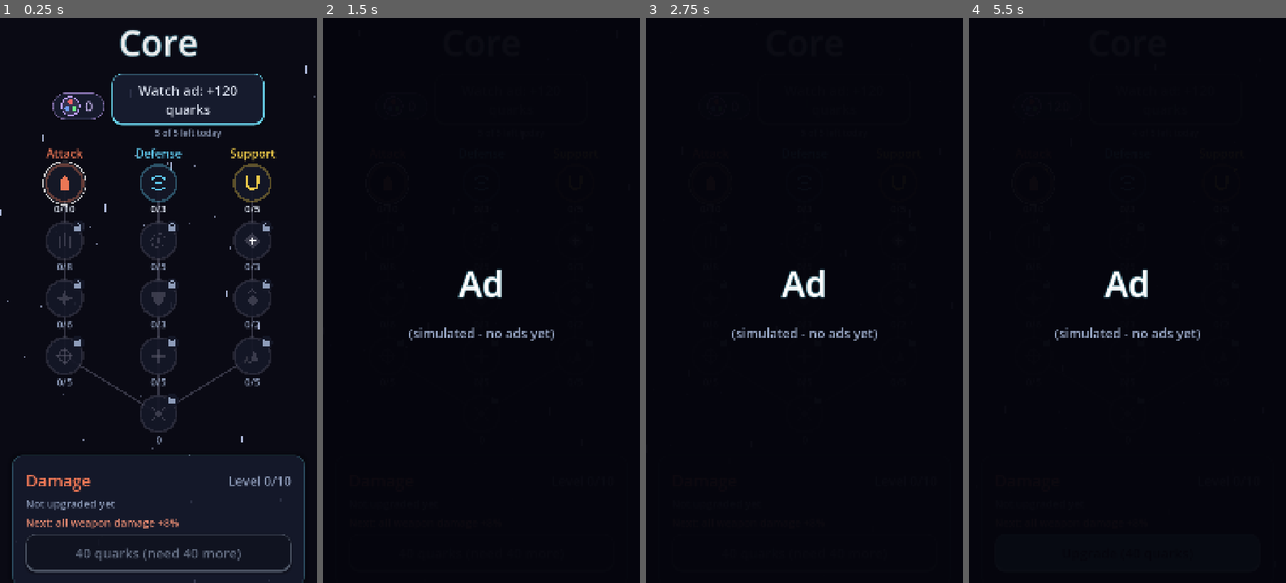
Above: before the commit, frames 1-4 (left to right).
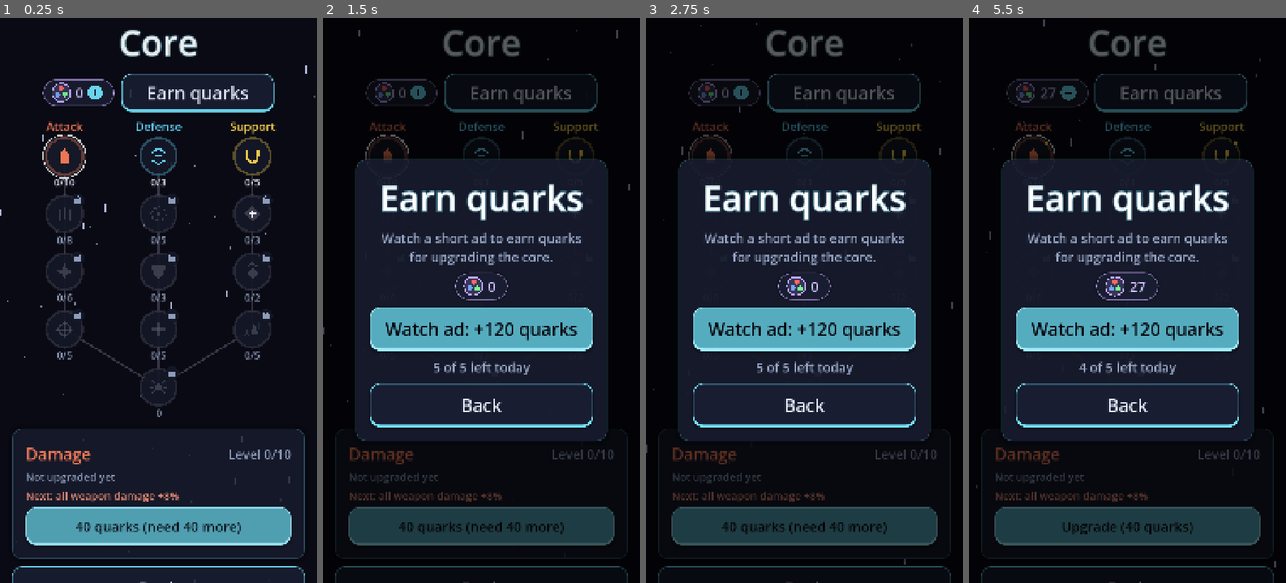
Above: after the commit, the same moments.

Repository: GDPonsoni/Nucleon-Squad-3D
Game: Godot game, scene res://scenes/upgrades.tscn
Two runs of this game, one before a commit and one after it. Both use one fixed random seed, a clock stepped at 60 frames per second and the inputs below. This scene is started directly instead of the project's main scene.
Inputs (mouse positions are in pixels of both pictures, inside the frame that each line leads up to):
- Up to frame 1 (0.25 s): no input
- Up to frame 2 (1.5 s): click (510, 97) at 0.5 s, where only the run before the commit has a clickable "Watch ad: +120 quarks"; click (519, 91) at 1.25 s, where only the run after the commit has a clickable "Earn quarks"
- Up to frame 3 (2.75 s): click (804, 526) at 2 s, where only the run after the commit has a clickable "40 quarks (need 40 more)"
- Up to frame 4 (5.5 s): click (1127, 328) at 2.75 s, where only the run after the commit has a clickable "Watch ad: +120 quarks"; click (1162, 97) at 3.5 s, where only the run before the commit has a clickable "Watch ad: +120 quarks"; click "Upgrade (40 quarks)" (after the commit: "40 quarks (need 40 more)") at 4.25 s; click (1127, 407) at 5 s, where only the run after the commit has a clickable "Back"

The runs differ from the first frame. In frame 1, 17% of the frame differs, in the area x 3-97%, y 9-100%; in frame 2, 47%; in frame 3, 47%; in frame 4, 47%, in the area x 2-97%, y 0-100%.

Commit message:
feat(ui): janela de ganhar quarks, aviso de saldo, interruptores e banner do AdMob
- Tocar no saldo de quarks (menu inicial e Núcleo) abre a janela
  "Ganhar quarks" com o anúncio, o saldo e o limite do dia.
- Comprar sem saldo mostra "Saldo insuficiente: faltam N quarks" e abre
  a mesma janela.
- Configurações: vibração, efeitos visuais e estatísticas viram
  interruptores (verde = ligado), em vez de texto "Ligada/Desligada".
- Banner do menu inicial com 90 dp de altura, convertidos pela densidade
  da tela: cabe o banner padrão (50 dp) e o adaptativo do AdMob.

Co-Authored-By: Claude Opus 5.5 <noreply@anthropic.com>

Diff:
--- a/data/i18n/strings.csv
+++ b/data/i18n/strings.csv
@@ -146,3 +146,6 @@
 ADS_EARN_DONE,Come back tomorrow for more,Volte amanhã para mais,Vuelve mañana por más
 BANNER_PLACEHOLDER,Banner ad space (simulated),Espaço do banner (simulado),Espacio del banner (simulado)
 SETTINGS_STATS,On-screen stats,Estatísticas na tela,Estadísticas en pantalla
+ADS_EARN_TITLE,Earn quarks,Ganhar quarks,Ganar quarks
+ADS_EARN_HINT,Watch a short ad to earn quarks for upgrading the core.,Assista a um anúncio curto para ganhar quarks e evoluir o núcleo.,Mira un anuncio corto para ganar quarks y mejorar el núcleo.
+UPGRADES_NO_QUARKS,Not enough quarks: you need %d more.,Saldo insuficiente: faltam %d quarks.,Saldo insuficiente: faltan %d quarks.
--- a/scripts/core/ad_service.gd
+++ b/scripts/core/ad_service.gd
@@ -12,6 +12,18 @@
 
 func is_rewarded_available() -> bool:
 	return not _busy
+
+
+## Altura reservada para o banner, em pixels da tela do jogo: banner_height_dp em dp
+## (cabe o banner padrão de 50 dp e o adaptativo do AdMob, de até ~90 dp).
+func banner_height(viewport_width: float) -> float:
+	var screen_width: float = float(DisplayServer.screen_get_size().x)
+	var dpi: float = float(DisplayServer.screen_get_dpi())
+	if screen_width <= 0.0 or dpi <= 0.0 or OS.get_name() != "Android":
+		dpi = Params.banner_fallback_dpi
+		screen_width = viewport_width
+	var px_per_dp: float = dpi / 160.0
+	return Params.banner_height_dp * px_per_dp * viewport_width / screen_width
 
 
 ## Espaço do banner (simulado): retângulo marcando onde o banner real vai ficar.
--- a/scripts/core/params.gd
+++ b/scripts/core/params.gd
@@ -34,7 +34,13 @@
 var ad_quarks_per_chapter: int = 60  # a mais por capítulo concluído
 var ad_quarks_daily_limit: int = 5
 var ad_button_size: Vector2 = Vector2(520.0, 120.0)
-var banner_height: float = 150.0  # espaço simulado do banner no menu inicial
+var banner_height_dp: float = 90.0  # banner do menu inicial: cabe o padrão (50 dp) e o adaptativo do AdMob
+var banner_fallback_dpi: float = 420.0  # densidade usada fora do Android (S24 ~ 2,6 px por dp)
+var ad_popup_width: float = 760.0
+var toggle_row_height: float = 110.0  # linha de configuração com interruptor
+var toggle_size: Vector2 = Vector2(130.0, 70.0)
+var toggle_on_color: Color = Color(0.3, 0.85, 0.5)
+var toggle_seconds: float = 0.12
 var quark_badge_height: float = 92.0
 var quark_badge_font_size: int = 48
 var quark_badge_count_seconds: float = 0.8
--- /dev/null
+++ b/scripts/ui/ad_offer_popup.gd
@@ -0,0 +1,101 @@
+class_name AdOfferPopup
+extends CanvasLayer
+## Janela "Ganhar quarks": saldo, botão para ver anúncio (até o limite do dia) e fechar.
+## Abre ao tocar no saldo de quarks e quando falta saldo para uma compra (com aviso).
+## Funciona com o jogo pausado.
+
+signal closed
+## Ganhou quarks com um anúncio (quem abriu pode atualizar a tela).
+signal quarks_changed
+
+var message: String = ""  # aviso opcional no topo (ex.: saldo insuficiente)
+
+var _badge: QuarkBadge
+var _ad_button: Button
+var _info: Label
+
+
+## Abre a janela por cima da tela atual.
+static func open(parent: Node, warning: String = "") -> AdOfferPopup:
+	var popup := AdOfferPopup.new()
+	popup.message = warning
+	parent.add_child(popup)
+	return popup
+
+
+func _ready() -> void:
+	layer = 120
+	process_mode = Node.PROCESS_MODE_ALWAYS
+	var overlay := UiFactory.make_overlay()
+	add_child(overlay)
+	var column := UiFactory.make_column()
+	column.add_theme_constant_override("separation", Params.upgrade_spacing)
+	var center := UiFactory.make_centered(UiFactory.make_panel(column))
+	overlay.add_child(center)
+	column.add_child(UiFactory.make_title("ADS_EARN_TITLE"))
+	if not message.is_empty():
+		var warning := Label.new()
+		warning.text = message
+		warning.auto_translate_mode = Node.AUTO_TRANSLATE_MODE_DISABLED
+		warning.horizontal_alignment = HORIZONTAL_ALIGNMENT_CENTER
+		warning.autowrap_mode = TextServer.AUTOWRAP_WORD_SMART
+		warning.custom_minimum_size.x = Params.ad_popup_width
+		warning.add_theme_color_override("font_color", Params.hud_warning_color)
+		warning.add_theme_font_size_override("font_size", Params.subtitle_font_size)
+		column.add_child(warning)
+	var hint := UiFactory.make_subtitle("ADS_EARN_HINT")
+	hint.autowrap_mode = TextServer.AUTOWRAP_WORD_SMART
+	hint.custom_minimum_size.x = Params.ad_popup_width
+	column.add_child(hint)
+	var badge_row := CenterContainer.new()
+	column.add_child(badge_row)
+	_badge = QuarkBadge.new()
+	_badge.interactive = false
+	badge_row.add_child(_badge)
+	_ad_button = UiFactory.make_primary_button("")
+	_ad_button.auto_translate_mode = Node.AUTO_TRANSLATE_MODE_DISABLED
+	_ad_button.custom_minimum_size.x = Params.ad_popup_width
+	_ad_button.pressed.connect(_on_ad_pressed)
+	column.add_child(_ad_button)
+	_info = UiFactory.make_subtitle("")
+	_info.auto_translate_mode = Node.AUTO_TRANSLATE_MODE_DISABLED
+	column.add_child(_info)
+	var close := UiFactory.make_button("MENU_BACK")
+	close.custom_minimum_size.x = Params.ad_popup_width
+	close.pressed.connect(_close)
+	column.add_child(close)
+	UiFactory.animate_in(center)
+	_refresh()
+
+
+func _refresh() -> void:
+	var left: int = SaveGame.ads_left_today()
+	_ad_button.text = tr("ADS_EARN_BUTTON") % SaveGame.ad_quark_reward()
+	_ad_button.disabled = left <= 0 or not AdService.is_rewarded_available()
+	_info.text = (tr("ADS_EARN_LEFT") % [left, Params.ad_quarks_daily_limit]) if left > 0 else tr("ADS_EARN_DONE")
+
+
+func _on_ad_pressed() -> void:
+	if SaveGame.ads_left_today() <= 0 or not AdService.is_rewarded_available():
+		return
+	_ad_button.disabled = true
+	AdService.show_rewarded()
+	var granted: bool = await AdService.rewarded_finished
+	if granted:
+		SaveGame.grant_ad_quarks()
+		Audio.play(&"powerup_pickup")
+		Audio.vibrate(Params.haptic_level_up_ms)
+		_badge.set_amount(SaveGame.quarks, true)
+		quarks_changed.emit()
+	_refresh()
+
+
+func _close() -> void:
+	closed.emit()
+	queue_free()
+
+
+func _notification(what: int) -> void:
+	# Botão Voltar do Android fecha a janela
+	if what == NOTIFICATION_WM_GO_BACK_REQUEST:
+		_close()
--- a/scripts/ui/main_menu.gd
+++ b/scripts/ui/main_menu.gd
@@ -20,7 +20,8 @@
 	var column := UiFactory.make_column()
 	var center := UiFactory.make_centered(column)
 	# O conteúdo não cobre o banner do rodapé
-	center.offset_bottom = -Params.banner_height
+	var banner_height: float = AdService.banner_height(get_viewport_rect().size.x)
+	center.offset_bottom = -banner_height
 	add_child(center)
 
 	var badge := QuarkBadge.new()
@@ -28,11 +29,14 @@
 	badge.grow_horizontal = Control.GROW_DIRECTION_BEGIN
 	badge.offset_right = -Params.hud_margin.x
 	badge.offset_top = Params.pause_button_margin.y
+	badge.pressed.connect(func() -> void:
+		var popup := AdOfferPopup.open(self)
+		popup.quarks_changed.connect(func() -> void: badge.set_amount(SaveGame.quarks, true)))
 	add_child(badge)
 
 	var banner: Control = AdService.make_banner_placeholder()
 	banner.set_anchors_preset(Control.PRESET_BOTTOM_WIDE)
-	banner.offset_top = -Params.banner_height
+	banner.offset_top = -banner_height
 	add_child(banner)
 	UiFactory.animate_in(center)
 
--- a/scripts/ui/quark_badge.gd
+++ b/scripts/ui/quark_badge.gd
@@ -2,7 +2,11 @@
 extends PanelContainer
 ## Selo com o saldo de quarks: painel arredondado, ícone do quark e o número.
 ## set_amount(valor, true) conta até o valor novo e dá um pulo (ganho de quarks).
+## Tocável (interactive): mostra um "+" e emite pressed (abre a janela de ganhar quarks).
 
+signal pressed
+
+var interactive: bool = true
 var _label: Label
 var _icon: Control
 var _shown: int = 0
@@ -35,8 +39,33 @@
 	_label.add_theme_color_override("font_color", Params.quark_color.lightened(0.3))
 	_label.size_flags_vertical = Control.SIZE_SHRINK_CENTER
 	row.add_child(_label)
+	if interactive:
+		var plus := Control.new()
+		plus.custom_minimum_size = Vector2.ONE * Params.quark_badge_height * 0.55
+		plus.size_flags_vertical = Control.SIZE_SHRINK_CENTER
+		plus.mouse_filter = Control.MOUSE_FILTER_IGNORE
+		plus.draw.connect(func() -> void:
+			var c: Vector2 = plus.size * 0.5
+			var r: float = plus.size.x * 0.5
+			plus.draw_circle(c, r, Params.ui_accent_color)
+			plus.draw_line(c + Vector2(-r * 0.5, 0.0), c + Vector2(r * 0.5, 0.0), Params.background_color, 5.0)
+			plus.draw_line(c + Vector2(0.0, -r * 0.5), c + Vector2(0.0, r * 0.5), Params.background_color, 5.0))
+		row.add_child(plus)
+		mouse_filter = Control.MOUSE_FILTER_STOP
+	else:
+		mouse_filter = Control.MOUSE_FILTER_IGNORE
+	for child in row.get_children():
+		(child as Control).mouse_filter = Control.MOUSE_FILTER_IGNORE
 	resized.connect(func() -> void: pivot_offset = size * 0.5)
 	set_amount(SaveGame.quarks, false)
+
+
+func _gui_input(event: InputEvent) -> void:
+	var click := event as InputEventMouseButton
+	if interactive and click != null and click.button_index == MOUSE_BUTTON_LEFT and not click.pressed:
+		Audio.play(&"ui_click")
+		pressed.emit()
+		accept_event()
 
 
 func set_amount(value: int, animate: bool) -> void:
--- a/scripts/ui/settings_panel.gd
+++ b/scripts/ui/settings_panel.gd
@@ -20,9 +20,9 @@
 	_add_slider("SETTINGS_MASTER", "master")
 	_add_slider("SETTINGS_MUSIC", "music")
 	_add_slider("SETTINGS_SFX", "sfx", func() -> void: Audio.play(&"powerup_pickup"))
-	_add_toggle("SETTINGS_VIBRATION", "vibration", "SETTINGS_ON", "SETTINGS_OFF")
-	_add_toggle("SETTINGS_EFFECTS", "reduced_effects", "SETTINGS_EFFECTS_REDUCED", "SETTINGS_EFFECTS_FULL")
-	_add_toggle("SETTINGS_STATS", "show_stats", "SETTINGS_ON", "SETTINGS_OFF")
+	_add_toggle("SETTINGS_VIBRATION", "vibration")
+	_add_toggle("SETTINGS_EFFECTS", "reduced_effects", true)
+	_add_toggle("SETTINGS_STATS", "show_stats")
 	_add_language()
 	var back := UiFactory.make_button("MENU_BACK")
 	back.pressed.connect(back_pressed.emit)
@@ -53,21 +53,13 @@
 	add_child(slider)
 
 
-## Botão que alterna entre dois estados (valor booleano).
-func _add_toggle(label_key: String, setting: String, on_key: String, off_key: String) -> void:
-	var button := UiFactory.make_button("")
-	button.auto_translate_mode = Node.AUTO_TRANSLATE_MODE_DISABLED
-	button.custom_minimum_size.x = Params.settings_slider_width
-	var refresh := func() -> void:
-		button.text = "%s: %s" % [tr(label_key), tr(on_key if bool(SaveGame.setting(setting)) else off_key)]
-		# Textos longos (espanhol) encolhem para caber na largura do painel
-		button.add_theme_font_size_override("font_size", UiFactory.fit_font_size(button.text,
-			Params.settings_slider_width - Params.ui_button_padding * 2.0, Params.ui_font_size))
-	refresh.call()
-	button.pressed.connect(func() -> void:
-		SaveGame.set_setting(setting, not bool(SaveGame.setting(setting)))
-		refresh.call())
-	add_child(button)
+## Interruptor (ligado/desligado). inverted: a configuração guarda o contrário do que a
+## chave mostra (ex.: "Efeitos visuais" ligado = reduced_effects falso).
+func _add_toggle(label_key: String, setting: String, inverted: bool = false) -> void:
+	var row := ToggleRow.new()
+	row.setup(label_key, bool(SaveGame.setting(setting)) != inverted)
+	row.toggled_value.connect(func(on: bool) -> void: SaveGame.set_setting(setting, on != inverted))
+	add_child(row)
 
 
 ## Botão que abre a lista de idiomas (mostra o atual).
--- /dev/null
+++ b/scripts/ui/toggle_row.gd
@@ -0,0 +1,61 @@
+class_name ToggleRow
+extends Button
+## Linha de configuração com interruptor (estilo do celular): nome à esquerda e chave à
+## direita, verde quando ligada. A linha inteira é tocável.
+
+signal toggled_value(on: bool)
+
+var value: bool = false:
+	set(v):
+		value = v
+		_target = 1.0 if v else 0.0
+		set_process(true)
+
+var _label: Label
+var _knob: float = 0.0  # 0 = desligado, 1 = ligado (animado)
+var _target: float = 0.0
+
+
+func setup(text_key: String, on: bool) -> void:
+	flat = true
+	focus_mode = Control.FOCUS_NONE
+	custom_minimum_size = Vector2(Params.settings_slider_width, Params.toggle_row_height)
+	_label = Label.new()
+	_label.text = text_key
+	_label.add_theme_font_size_override("font_size", Params.settings_label_font_size)
+	_label.set_anchors_preset(Control.PRESET_LEFT_WIDE)
+	_label.vertical_alignment = VERTICAL_ALIGNMENT_CENTER
+	_label.offset_right = Params.settings_slider_width - Params.toggle_size.x - 20.0
+	_label.mouse_filter = Control.MOUSE_FILTER_IGNORE
+	add_child(_label)
+	value = on
+	_knob = _target
+	pressed.connect(_on_pressed)
+
+
+func _on_pressed() -> void:
+	value = not value
+	Audio.play(&"ui_click")
+	Audio.vibrate(Params.haptic_tick_ms)
+	toggled_value.emit(value)
+
+
+func _process(delta: float) -> void:
+	_knob = move_toward(_knob, _target, delta / Params.toggle_seconds)
+	queue_redraw()
+	if is_equal_approx(_knob, _target):
+		set_process(false)
+
+
+func _draw() -> void:
+	var track_size: Vector2 = Params.toggle_size
+	var track := Rect2(Vector2(size.x - track_size.x, (size.y - track_size.y) * 0.5), track_size)
+	var box := StyleBoxFlat.new()
+	box.set_corner_radius_all(int(track_size.y * 0.5))
+	box.bg_color = Params.hud_dead_color.lerp(Params.toggle_on_color, _knob)
+	draw_style_box(box, track)
+	var radius: float = track_size.y * 0.5 - 6.0
+	var x: float = lerpf(track.position.x + track_size.y * 0.5, track.end.x - track_size.y * 0.5, _knob)
+	draw_circle(Vector2(x, track.get_center().y), radius, Color.WHITE)
+	# Linha separadora discreta embaixo
+	draw_line(Vector2(0.0, size.y - 1.0), Vector2(size.x, size.y - 1.0), Color(Params.ui_muted_text_color, 0.2), 2.0)
--- a/scripts/ui/upgrade_screen.gd
+++ b/scripts/ui/upgrade_screen.gd
@@ -7,7 +7,6 @@
 var _scroll: ScrollContainer
 var _balance: QuarkBadge
 var _ad_button: Button
-var _ad_info: Label
 var _name_label: Label
 var _level_label: Label
 var _now_label: Label
@@ -43,6 +42,7 @@
 	column.add_child(top)
 	_balance = QuarkBadge.new()
 	_balance.size_flags_vertical = Control.SIZE_SHRINK_CENTER
+	_balance.pressed.connect(_open_ad_offer)
 	top.add_child(_balance)
 	top.add_child(_build_ad_offer())
 
@@ -151,8 +151,9 @@
 		_buy_button.text = _requirement_text(node)
 		_buy_button.disabled = true
 	elif SaveGame.quarks < price:
+		# Fica ativo: tocar explica a falta de saldo e oferece ganhar quarks
 		_buy_button.text = tr("UPGRADES_NOT_ENOUGH") % [price, price - SaveGame.quarks]
-		_buy_button.disabled = true
+		_buy_button.disabled = false
 	else:
 		_buy_button.text = tr("UPGRADES_BUY") % price
 		_buy_button.disabled = false
@@ -177,49 +178,35 @@
 
 
 func _on_buy_pressed() -> void:
+	var level: int = SaveGame.upgrade_level(_selected)
+	var price: int = _selected.cost(level + 1)
+	if _is_available(_selected) and not _selected.is_maxed(level) and SaveGame.quarks < price:
+		Audio.play(&"ui_back")
+		_open_ad_offer(tr("UPGRADES_NO_QUARKS") % (price - SaveGame.quarks))
+		return
 	if SaveGame.buy_upgrade(_selected):
 		Audio.play(&"ui_confirm")
 		_view.play_pulse(_selected)
 		_refresh()
 
 
-## Ganhar quarks com anúncio (limite por dia): botão e quantos ainda restam hoje.
-func _build_ad_offer() -> VBoxContainer:
-	var box := VBoxContainer.new()
-	box.alignment = BoxContainer.ALIGNMENT_CENTER
-	_ad_button = UiFactory.make_button("")
-	_ad_button.auto_translate_mode = Node.AUTO_TRANSLATE_MODE_DISABLED
+## Botão que abre a janela de ganhar quarks com anúncios.
+func _build_ad_offer() -> Button:
+	_ad_button = UiFactory.make_button("ADS_EARN_TITLE")
 	_ad_button.custom_minimum_size = Params.ad_button_size
-	_ad_button.add_theme_font_size_override("font_size", Params.upgrade_buy_font_size)
-	_ad_button.autowrap_mode = TextServer.AUTOWRAP_WORD_SMART
-	_ad_button.pressed.connect(_on_ad_pressed)
-	box.add_child(_ad_button)
-	_ad_info = UiFactory.make_subtitle("")
-	_ad_info.auto_translate_mode = Node.AUTO_TRANSLATE_MODE_DISABLED
-	_ad_info.add_theme_font_size_override("font_size", Params.results_detail_font_size)
-	box.add_child(_ad_info)
-	return box
+	_ad_button.pressed.connect(_open_ad_offer)
+	return _ad_button
+
+
+func _open_ad_offer(warning: String = "") -> void:
+	var popup := AdOfferPopup.open(self, warning)
+	popup.quarks_changed.connect(func() -> void:
+		_balance.set_amount(SaveGame.quarks, true)
+		_refresh())
 
 
 func _refresh_ad_offer() -> void:
-	var left: int = SaveGame.ads_left_today()
-	_ad_button.text = tr("ADS_EARN_BUTTON") % SaveGame.ad_quark_reward()
-	_ad_button.disabled = left <= 0 or not AdService.is_rewarded_available()
-	_ad_info.text = tr("ADS_EARN_LEFT") % [left, Params.ad_quarks_daily_limit] if left > 0 else tr("ADS_EARN_DONE")
-
-
-func _on_ad_pressed() -> void:
-	if SaveGame.ads_left_today() <= 0 or not AdService.is_rewarded_available():
-		return
-	_ad_button.disabled = true
-	AdService.show_rewarded()
-	var granted: bool = await AdService.rewarded_finished
-	if granted:
-		SaveGame.grant_ad_quarks()
-		Audio.play(&"powerup_pickup")
-		Audio.vibrate(Params.haptic_level_up_ms)
-		_balance.set_amount(SaveGame.quarks, true)
-	_refresh()
+	_ad_button.disabled = not AdService.is_rewarded_available()
 
 
 func _go_back() -> void:
--- a/tests/ui_smoke.gd
+++ b/tests/ui_smoke.gd
@@ -44,6 +44,29 @@
 				await get_tree().create_timer(0.8, true, false, true).timeout
 				overflow += _check_overflow(scene.get("results_menu"), "resultado %s" % language)
 				get_tree().paused = false
+			# Janela de ganhar quarks pelo selo do saldo
+			for badge in scene.find_children("*", "QuarkBadge", true, false):
+				if (badge as QuarkBadge).interactive:
+					badge.emit_signal("pressed")
+					await get_tree().create_timer(0.6, true, false, true).timeout
+					for popup in scene.find_children("*", "AdOfferPopup", true, false):
+						overflow += _check_overflow(popup, "ganhar quarks %s %s" % [path.get_file(), language])
+						popup.queue_free()
+			# Compra sem saldo: aviso e janela de anúncios
+			if scene.has_method("_on_buy_pressed"):
+				var saved_quarks: int = SaveGame.quarks
+				SaveGame.quarks = 0
+				scene.call("_select", Session.upgrade_tree.nodes[0])
+				scene.call("_on_buy_pressed")
+				await get_tree().create_timer(0.6, true, false, true).timeout
+				var popups: Array[Node] = scene.find_children("*", "AdOfferPopup", true, false)
+				if popups.is_empty():
+					printerr("FALHOU: compra sem saldo não abriu a janela de anúncios")
+					failures += 1
+				for popup in popups:
+					overflow += _check_overflow(popup, "sem saldo %s" % language)
+					popup.queue_free()
+				SaveGame.quarks = saved_quarks
 			# Evolução: cada nó selecionado (requisitos e descrições longas)
 			if scene.has_method("_select"):
 				# Também com tudo bloqueado (textos de requisito, os mais longos)
Not shown, added: scripts/ui/ad_offer_popup.gd.uid
Not shown, added: scripts/ui/toggle_row.gd.uid
Not shown, changed: docs/ESTADO_ATUAL.md
